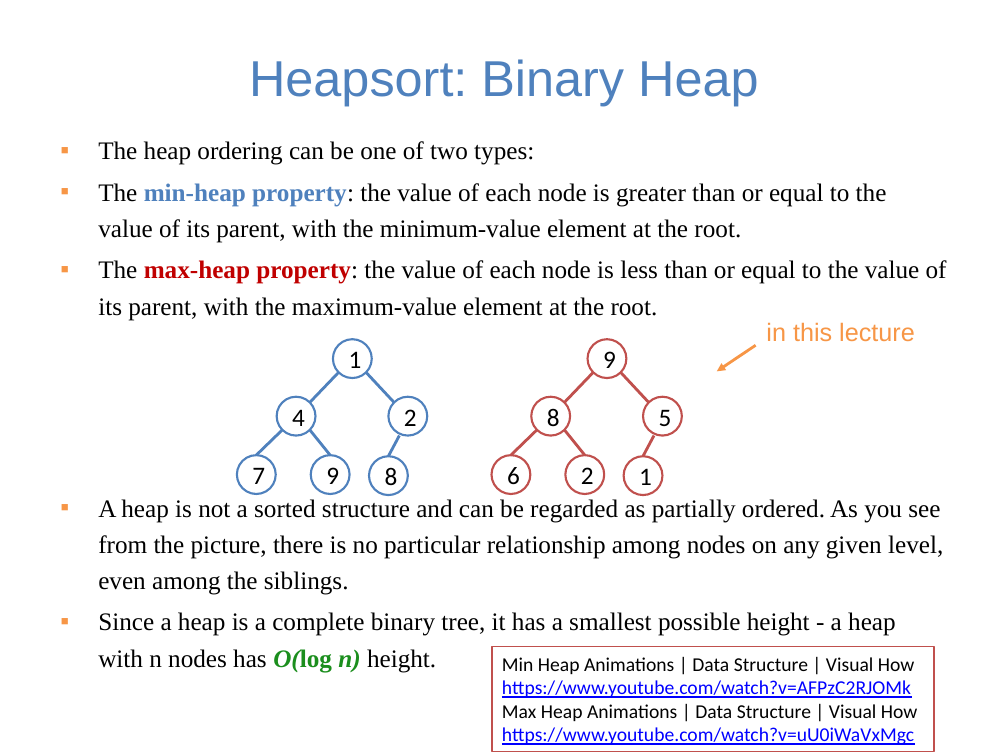
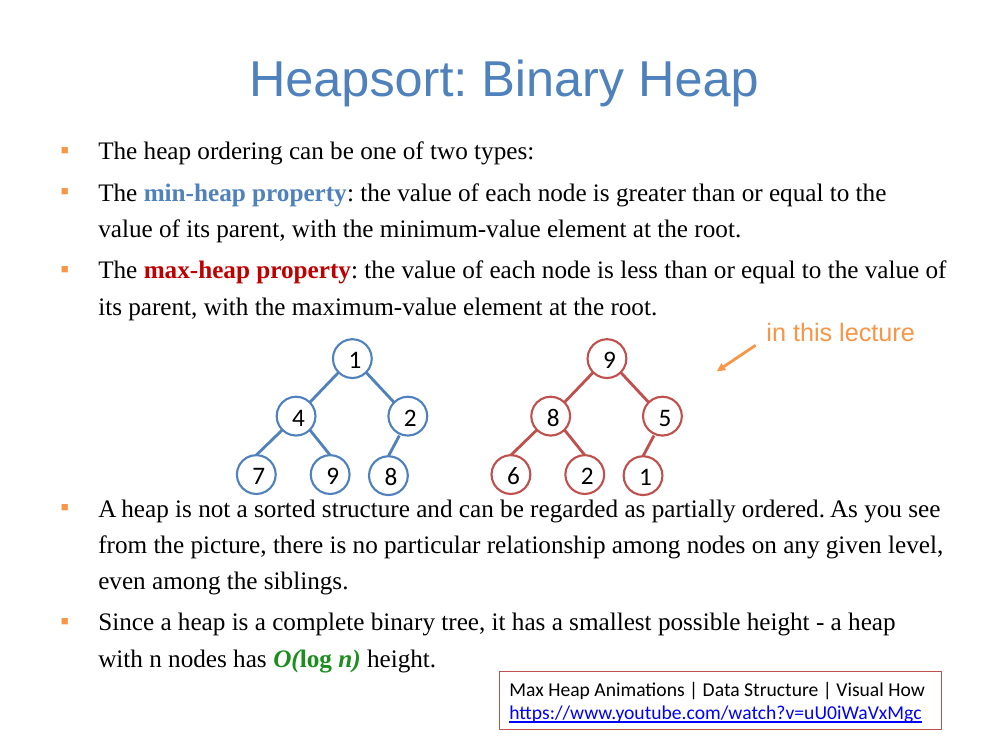
Before and after one commit to guhofstra/CSC111Fa25, a slide deck: slide 13 of PPTs/Lecture 13-sorting algorithms.pptx (slide 12 before the commit). Drawn at 1008x756 pixels with LibreOffice and Linux fonts; fonts in the diff are those of the drawing. Boxes give left, top, right and bottom in pixels: in the first picture for what was removed or moved away, otherwise in the second. Text is boxed around its words. In the diff, an @@ line names an element or a change of style, - is before the commit and + after.

```diff
--- a/PPTs/Lecture 13-sorting algorithms.pptx
+++ b/PPTs/Lecture 13-sorting algorithms.pptx
@@ text in rectangle at (502,657,915,698): paragraphs removed @@
-Min Heap Animations | Data Structure | Visual How
-https://www.youtube.com/watch?v=AFPzC2RJOMk
@@ rectangle "Max Heap Animations | Data ...": place and size @@
-rectangle "Max Heap Animations | Data ..." at (492,646,933,751)
+rectangle "Max Heap Animations | Data ..." at (499,671,940,729)
```
Also in this commit, not shown: 4 other slides changed, 1 slide added, 1 slide removed, 3 other files.
